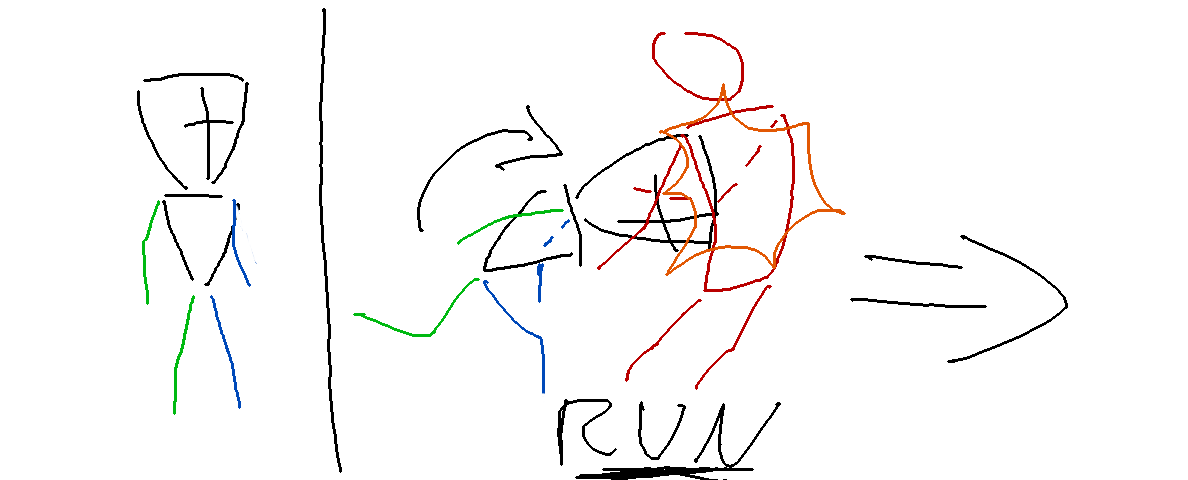
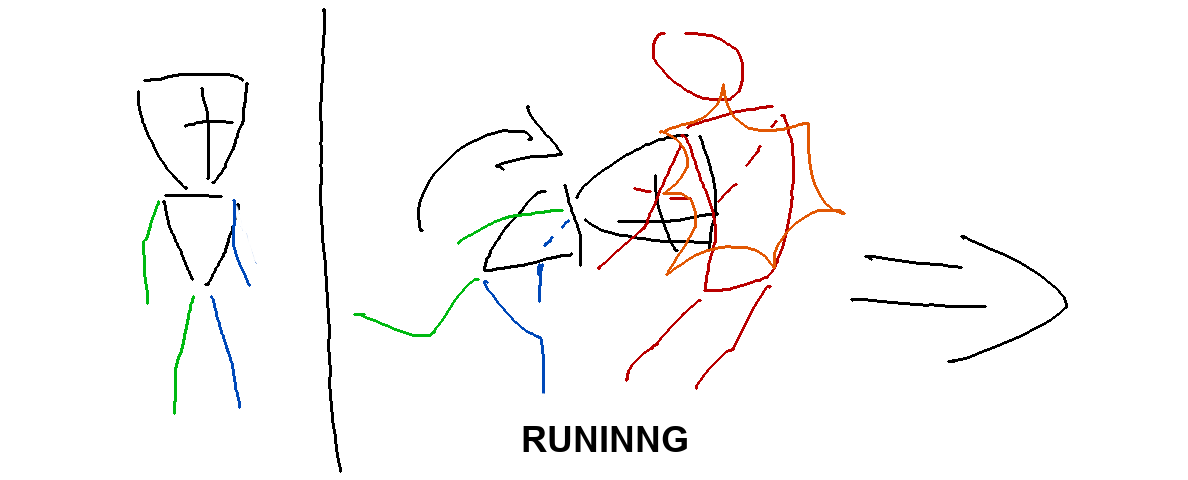
Two versions of the same layered image (1188x480). Layer-by-layer changes:
added layer "RUNINNG" above "Sfondo" over [523, 426, 687, 452]
painted on "Sfondo" over [542, 399, 781, 480]
